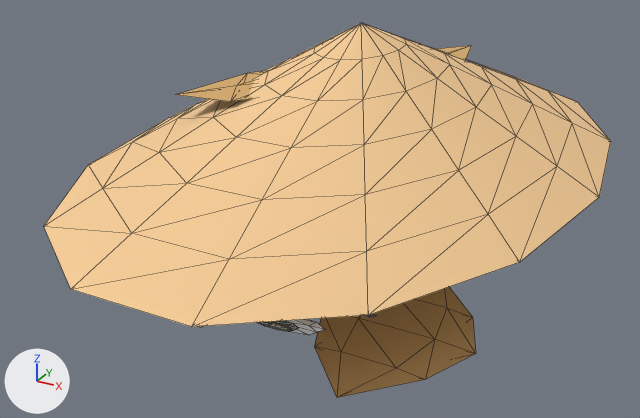
One commit to the glTF model web-forest/public/model/species/crepidotus-variabilis.glb: the scene before it, then after it.
One viewpoint serves both versions: a 50 mm camera at (0.517, -1.001, 0.554) aimed at (-0.008, -0.046, 0.076). Arrows for +X, +Y and +Z are at lower left; the lights stay in place. The first picture is the older version. Mesh edges are drawn as thin lines. Vertices at exactly the same position are counted once.

Objects in the first picture: 'p0', 'p14', 'p15', 'stalk'.
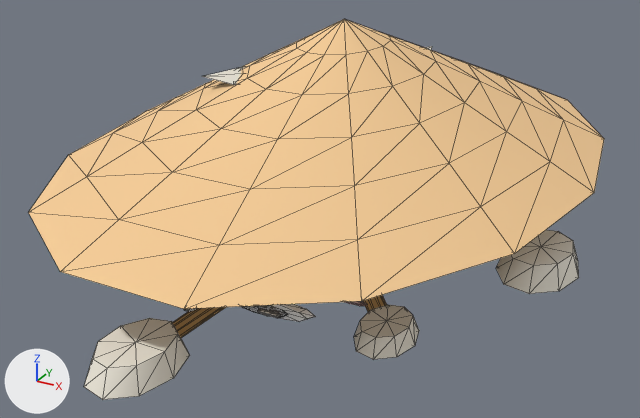
ob_body is not drawn itself; it is the parent of ob_stalk, ob_p0, ob_p1, ob_p2, ob_p3, ob_p4, ob_p5, ob_p6.

What differs and where, as boxes [x1, y1, x2, y2] in the pictures (640 x 418 px; the box of a moved part takes in the faces that stretch with it):
'stalk', moved, rescaled
    before: [44, 23, 611, 335]
    after: [28, 19, 604, 321]
'p0', reshaped, moved, rescaled
    before: [314, 287, 475, 397]
    after: [354, 295, 419, 359]
'p3', reshaped, moved, rescaled (not visible before)
    after: [84, 307, 226, 400]
'p5', reshaped, moved, rescaled (not visible before)
    after: [496, 230, 579, 294]
'p15', reshaped, moved, rescaled
    before: [176, 71, 266, 102]
    after: [202, 67, 245, 85]
'p14', reshaped, moved, rescaled (mostly hidden afterwards)
    before: [437, 46, 471, 61]
    after: [424, 46, 432, 50]
part 1 of me_mesh_1, deleted (brown)
    before: [314, 287, 475, 397]
part 2 of me_mesh_1, moved or reshaped (not visible before)
    after: [363, 295, 387, 312]
part 3 of me_mesh_4, added
    after: [84, 318, 190, 400]
part 4 of me_mesh_4, cut back (brown)
    after: [172, 307, 226, 338]

What changed in the scene script:
```text
Change me_mesh_1:
    used by ob_p0; parent = ob_body; location = (0.0, 0.0, 0.0523); rotation_euler = (0.0, -0.00466, 0.0), in degrees (0, -0.3, 0)
    verts and faces of me_mesh_1; kept vertices keep their numbers, new ones are numbered from 60
    remove me_mesh_1.from_pydata(...)  # 60 vertices, 108 faces; spans x -0.0034..0.1068, y -0.1006..0.004, z -0.0283..0.0633
    add me_mesh_1.from_pydata(...)  # 40 vertices, 72 faces; spans x -0.0034..0.0813, y -0.0749..0.0041, z -0.0283..0.0397
    me_mesh_1 part 1: the loose piece of 20 vertices spanning x 0.0275..0.1068, y -0.1006..-0.0213, z 0.0398..0.0633 is deleted
    me_mesh_1 part 2
    add for i in [50, 52, 57]: verts[i] += (0.0005, 0.0, 0.0)
    add for i in [51, 54, 55, 58, 59]: verts[i] += (0.0004, 0.0, 0.0)
    add verts[53] = (0.0661, -0.0626, -0.0038)  # moved
    add verts[56] = (0.0661, -0.0626, 0.0038)  # moved
Change me_mesh_4:
    used by ob_p3; parent = ob_body; location = (0.0, 0.0, 0.152)
    remove me_mesh_4.from_pydata(...)  # 10 vertices, 16 faces; spans x 0.0..0.0857, y -0.0176..0.0247, z -0.0266..0.0
    add me_mesh_4.from_pydata(...)  # 40 vertices, 72 faces; spans x -0.0275..0.0088, y -0.1378..0.0005, z -0.0374..0.0524
    me_mesh_4 part 3: a new loose piece, a 9-sided cut cone along z (radius 0.0187 at the low end, 0.015 at the high end) spanning x -0.0275..0.0088, y -0.1378..-0.101, z -0.0374..0.0524, in mat_flat
    me_mesh_4 part 4
    9 vertices are removed from x 0.0269..0.0857, y -0.0176..0.0247, z -0.0266..-0.0052
    16 faces are deleted
    19 vertices are added at x -0.0148..0.0072, y -0.1198..0.0005, z -0.0071..0.0071
    36 new faces join them
Change me_mesh_6:
    used by ob_p5; parent = ob_body; location = (0.0, 0.0, 0.273)
    remove me_mesh_6.from_pydata(...)  # 10 vertices, 16 faces; spans x -0.0149..0.0295, y -0.0847..0.0, z -0.0266..0.0
    add me_mesh_6.from_pydata(...)  # 40 vertices, 72 faces; spans x -0.0012..0.1383, y -0.0392..0.0072, z -0.0378..0.053
    me_mesh_6 part 5: a new loose piece, a 9-sided cut cone along z (radius 0.0189 at the low end, 0.0151 at the high end) spanning x 0.1016..0.1383, y -0.0392..-0.0019, z -0.0378..0.053, in mat_flat
    other edits to the shape of me_mesh_6 do not show in these pictures
Change me_mesh_14:
    used by ob_p14; parent = ob_body; location = (0.0, 0.0, 0.761)
    remove me_mesh_14.from_pydata(...)  # 10 vertices, 16 faces; spans x -0.0133..0.0321, y 0.0..0.0839, z -0.0266..0.0
    add me_mesh_14.from_pydata(...)  # 14 vertices, 24 faces; spans x -0.01..0.0242, y 0.0..0.0629, z 0.0..0.0273
    me_mesh_14 part 6
    9 vertices are removed from x -0.0133..0.0321, y 0.0236..0.0839, z -0.0266..-0.0052
    16 faces are deleted
    13 vertices are added at x -0.01..0.0242, y 0.0127..0.0629, z 0.0014..0.0273
    24 new faces join them
Change me_mesh_15:
    used by ob_p15; parent = ob_body; location = (0.0, 0.0, 0.807); rotation_euler = (0.0, -0.04, 0.0), in degrees (0, -2.3, 0)
    remove me_mesh_15.from_pydata(...)  # 10 vertices, 16 faces; spans x -0.0706..0.0, y -0.0492..0.0001, z -0.0266..0.0
    add me_mesh_15.from_pydata(...)  # 14 vertices, 24 faces; spans x -0.0529..0.0, y -0.039..0.0022, z 0.0..0.0273
    me_mesh_15 part 7
    9 vertices are removed from x -0.0706..-0.0121, y -0.0492..0.0001, z -0.0266..-0.0052
    16 faces are deleted
    13 vertices are added at x -0.0529..-0.0053, y -0.039..0.0022, z 0.0014..0.0273
    24 new faces join them
Change ob_body:
    ob_body.location: (0.0253, 0.0, 0.0) -> (-0.00412, 0.0108, 0.0)
    ob_body.scale: (2.34, 3.55, 0.32) -> (2.49, 3.47, 0.32)
Change ob_p0:
    ob_p0.location: (0.0, 0.0, 0.0523) -> (0.0, 0.0, 0.0641)
Change ob_p3:
    ob_p3.location: (0.0, 0.0, 0.152) -> (0.0, 0.0, 0.131)
Change ob_p5:
    ob_p5.location: (0.0, 0.0, 0.273) -> (0.0, 0.0, 0.252)
Change ob_p14:
    ob_p14.location: (0.0, 0.0, 0.761) -> (0.0, 0.0, 0.734)
Change ob_p15:
    ob_p15.location: (0.0, 0.0, 0.807) -> (0.0, 0.0, 0.78)
```
